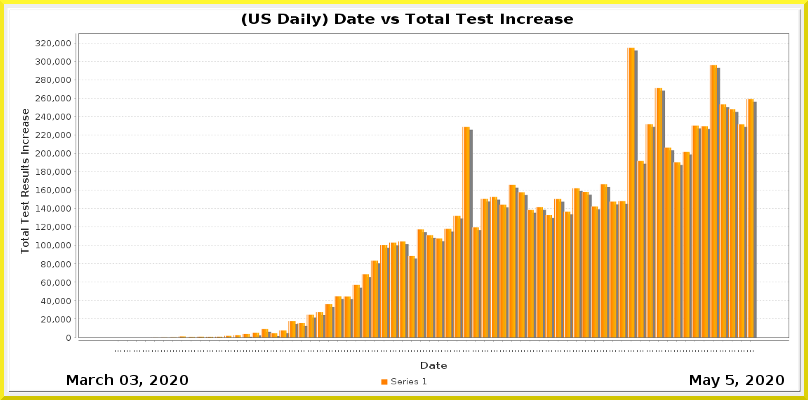
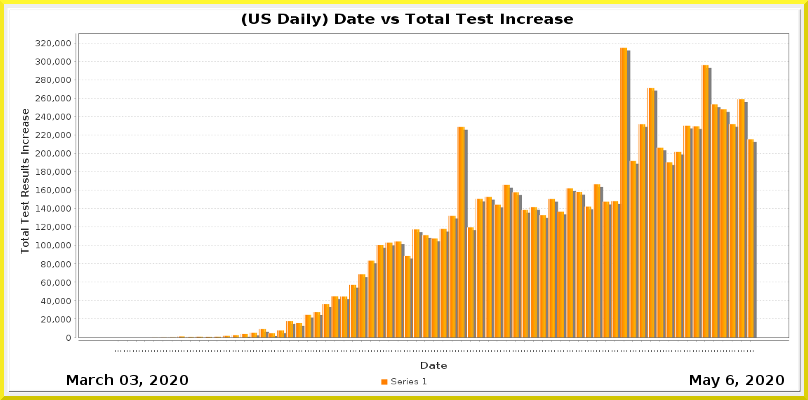
Layers edited between the first and the second w=808, h=400 image:
painted on "Current Date" over (726, 375, 734, 385)
painted on "Date_vs_TestIncrease.png" over (133, 17, 758, 352)
